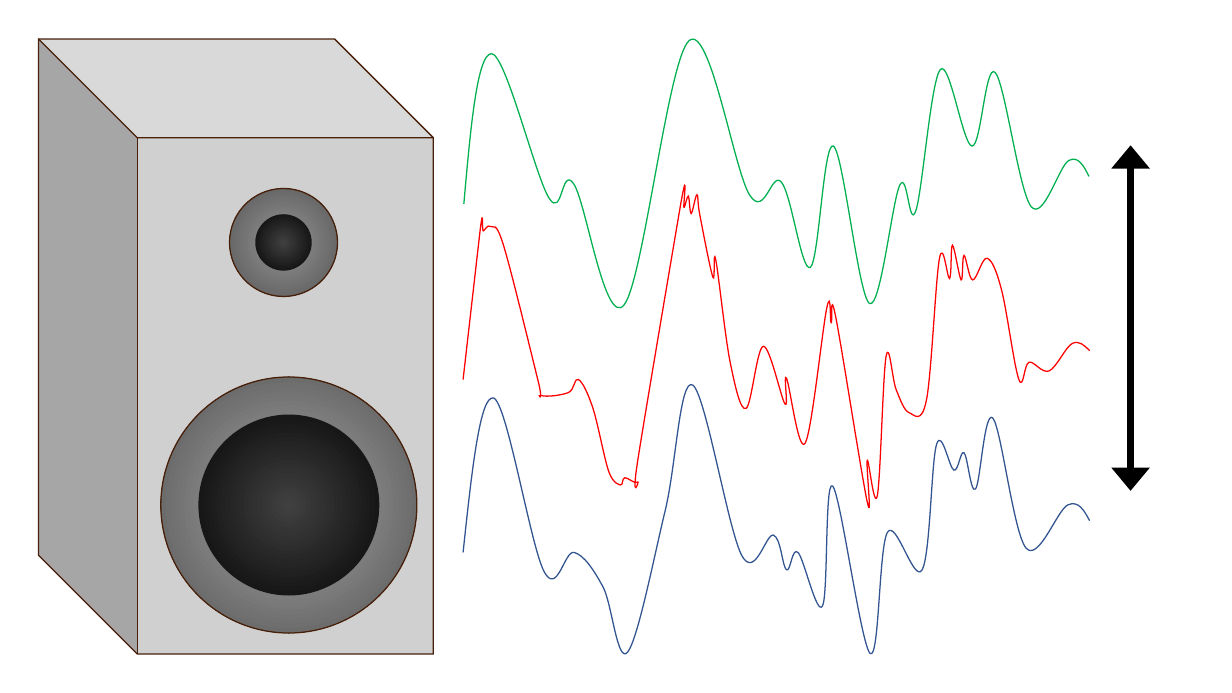
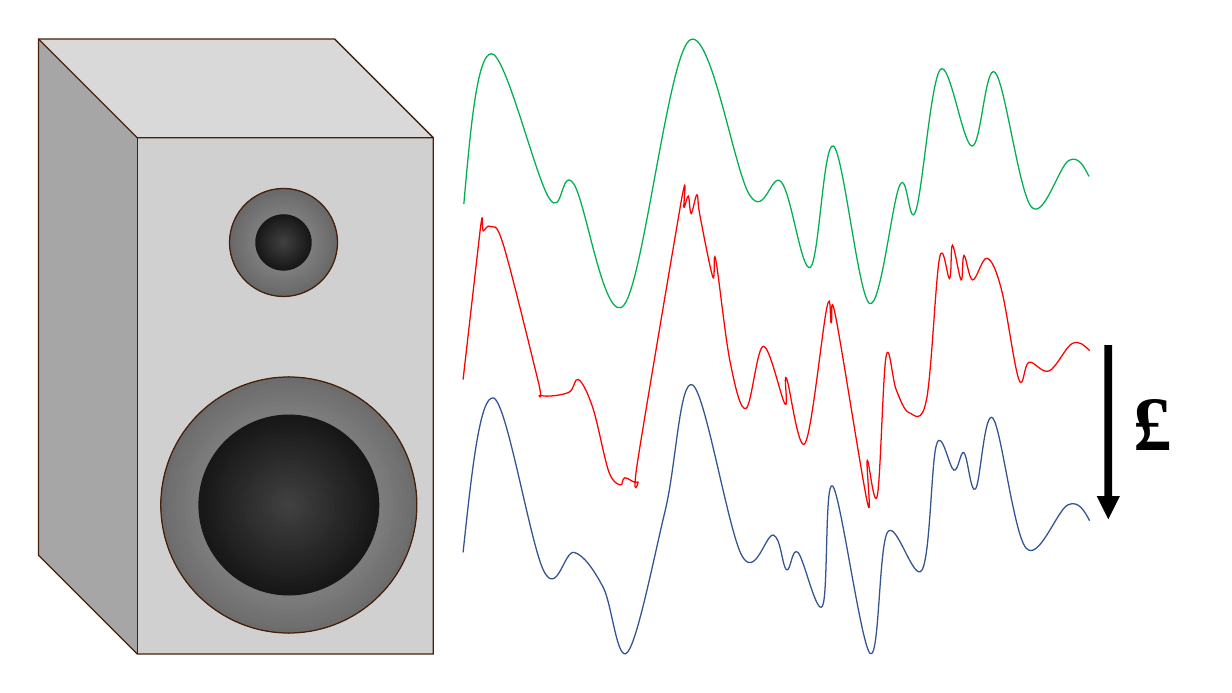
Before and after one commit to spez1998/3rd-year-project, a slide deck: slide 2 of Deliverables/EngagementVideo/storyboard.pptx. Drawn at 1232x693 pixels with LibreOffice and Linux fonts; fonts in the diff are those of the drawing; grey boxes stand for pictures. Boxes give left, top, right and bottom in pixels: in the first picture for what was removed or moved away, otherwise in the second. Text is boxed around its words. In the diff, an @@ line names an element or a change of style, - is before the commit and + after.

```diff
--- a/Deliverables/EngagementVideo/storyboard.pptx
+++ b/Deliverables/EngagementVideo/storyboard.pptx
@@ double arrow moved from (1131, 145) - (1131, 491) to (1109, 345) - (1108, 519) @@
@@ double arrow (1109, 345) - (1108, 519): double arrow to arrow @@
@@ text added at [1125,369,1196,471], 60 pt, text #000000, bold @@
+£
```
Also in this commit, not shown: 5 slides added, 1 slide removed.
